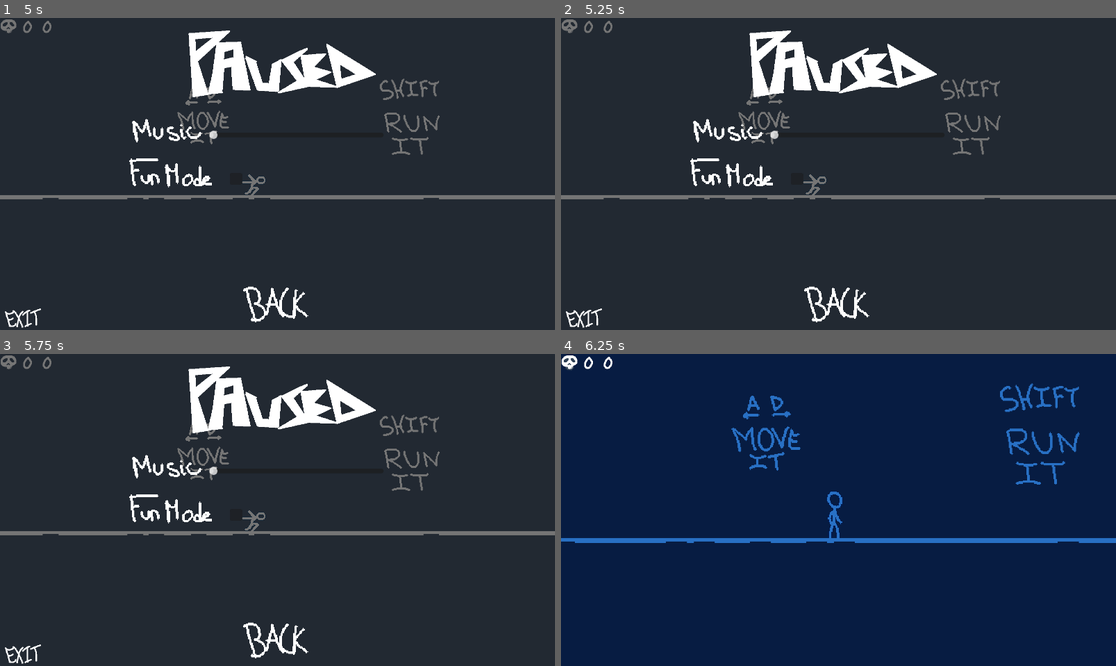
Above: before the commit, frames 1-4 (two rows, left to right).
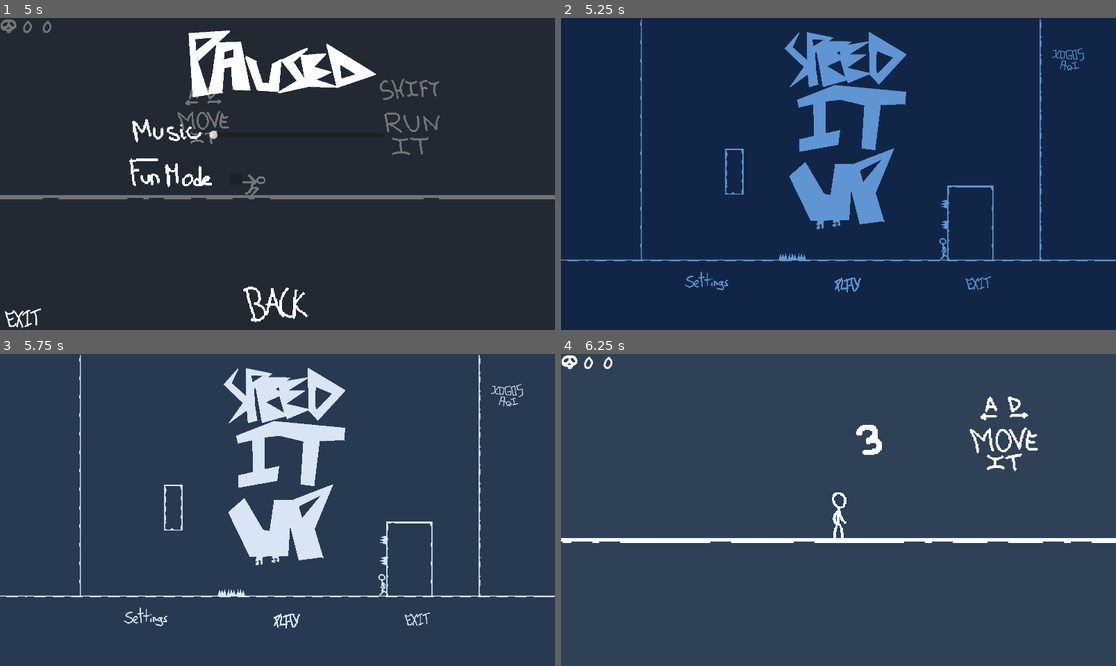
Above: after the commit, the same moments.

Repository: OliverMiguez/Speed-It-Up
Game: Godot game, scene res://Escenas/Menu/Menu_inicio.tscn
Same seed, same stepped clock (60 frames per second), same inputs: the game is played once before the commit and once after it. Sound files missing from this copy of the repository are replaced by a short silence.
Inputs (mouse positions are in pixels of both pictures, inside the frame that each line leads up to):
- Up to frame 1 (5 s): click (288, 286) at 0.5 s; move the mouse to (399, 158) at 1.27 s; hold Shift (Shift) 1.28-2.03 s; hold D (Derecha) 1.28-2.78 s; tap Space (Saltar) at 1.52, 2.27, 3.77, 4.52 s; move the mouse to (166, 189) at 2.02 s; tap Shift (Shift) at 2.1, 3.6 s; move the mouse to (333, 105) at 2.77 s; hold A (Izquierda) 2.78-3.53 s; hold Shift (Shift) 2.78-3.53 s; move the mouse to (249, 236) at 3.52 s; hold D (Derecha) from 3.53 s (still down); move the mouse to (444, 220) at 4.27 s; hold Shift (Shift) from 4.28 s (still down); tap Escape (ui_cancel) at 4.9 s
- Up to frame 2 (5.25 s): release D (Derecha) at 5 s; release Shift (Shift) at 5 s; click (610, 323) at 5 s
- Up to frame 3 (5.75 s): no input
- Up to frame 4 (6.25 s): click (849, 622) at 5.77 s

Frame 1 is identical in both runs. In frame 2, 14% of the frame differs, in the area x 0-100%, y 0-100%; in frame 3, 100%; in frame 4, 100%.

Commit message:
Ajustado boton exit del menu de pausa para todas las situaciones

Diff:
--- a/Escenas/Menu/Pausa.tscn
+++ b/Escenas/Menu/Pausa.tscn
@@ -98,3 +98,4 @@
 [connection signal="changed" from="Panel/HSlider" to="." method="_on_h_slider_changed"]
 [connection signal="toggled" from="Panel/FunMode" to="." method="_on_fun_mode_toggled"]
 [connection signal="pressed" from="Panel/BackGame" to="." method="_on_back_game_pressed"]
+[connection signal="pressed" from="Panel/Menu" to="." method="_on_menu_pressed"]
--- a/Scripts/Niveles/menu_inicio.gd
+++ b/Scripts/Niveles/menu_inicio.gd
@@ -1,5 +1,5 @@
 extends  Node2D
-
+class_name MenuInicio
 @onready var jugador: protagonista = $Protagonista # Ajusta el nombre/ruta a tu personaje
 @onready var reproductor_musica: AudioStreamPlayer = $MusicaNivel # Tu nodo de audio si está en el nivel
 @onready var audio_stream_player: AudioStreamPlayer = $MusicaNivel
--- a/Scripts/Niveles/pausa.gd
+++ b/Scripts/Niveles/pausa.gd
@@ -47,3 +47,11 @@
 # El boton back funciona de igual forma que al presionar ESC
 func _on_back_game_pressed() -> void:
 	alternar_pausa()
+
+
+func _on_menu_pressed() -> void:
+	if get_tree().current_scene.name == "MenuInicio":
+		get_tree().quit()
+	else:
+		alternar_pausa() # Vuelve invisible de nuevo el menu
+		get_tree().change_scene_to_file("res://Escenas/Menu/Menu_inicio.tscn")
